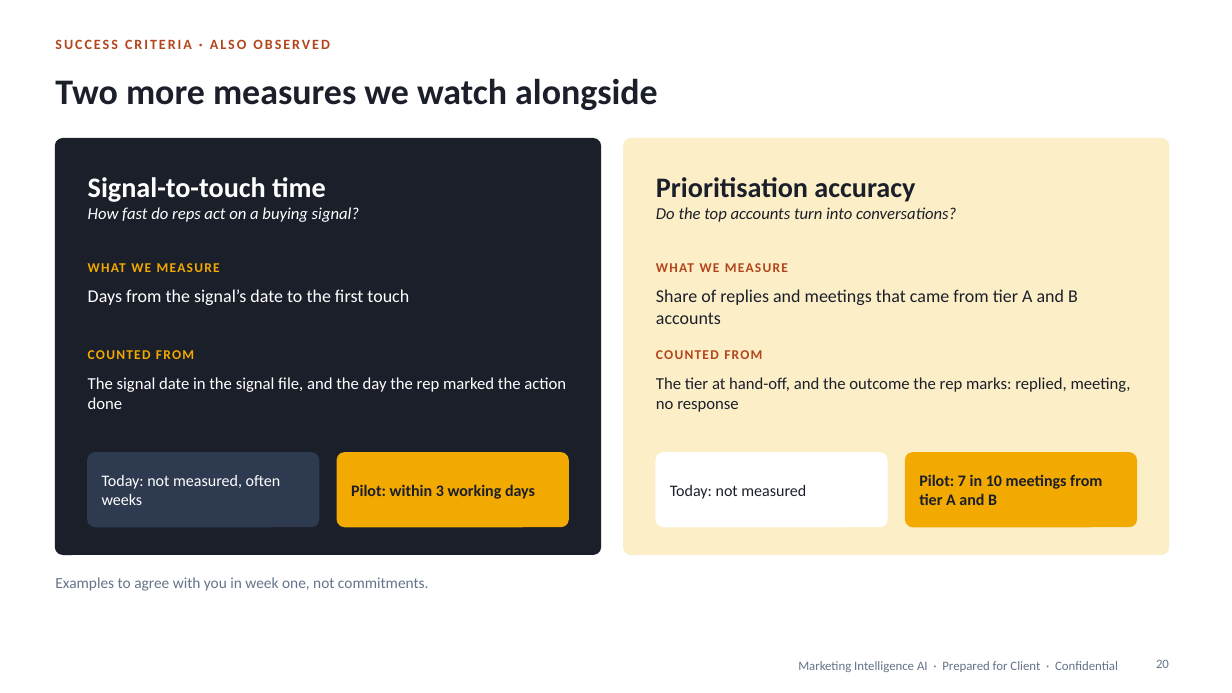
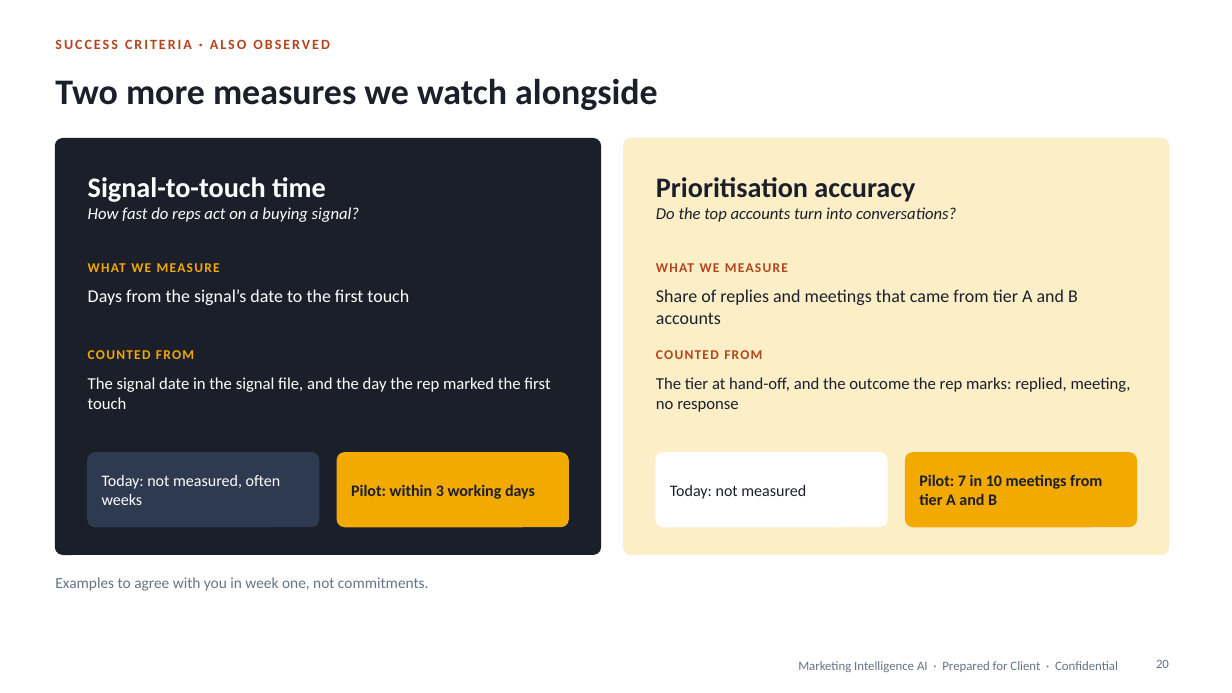
Before and after one commit to shantanusharma-commits/Demand-AI---POC, a slide deck: slide 20 of proposal/Marketing_Intelligence_AI_Pilot_Proposal.pptx. Drawn at 1232x693 pixels with LibreOffice and Linux fonts; fonts in the diff are those of the drawing. Boxes give left, top, right and bottom in pixels: in the first picture for what was removed or moved away, otherwise in the second. Text is boxed around its words. In the diff, an @@ line names an element or a change of style, - is before the commit and + after.

```diff
--- a/proposal/Marketing_Intelligence_AI_Pilot_Proposal.pptx
+++ b/proposal/Marketing_Intelligence_AI_Pilot_Proposal.pptx
@@ text at bbox=[88, 377, 550, 409]: text changed @@
-The signal date in the signal file, and the day the rep marked the action done
+The signal date in the signal file, and the day the rep marked the first touch
```
Also in this commit, not shown: 5 other slides changed, 3 other files.
